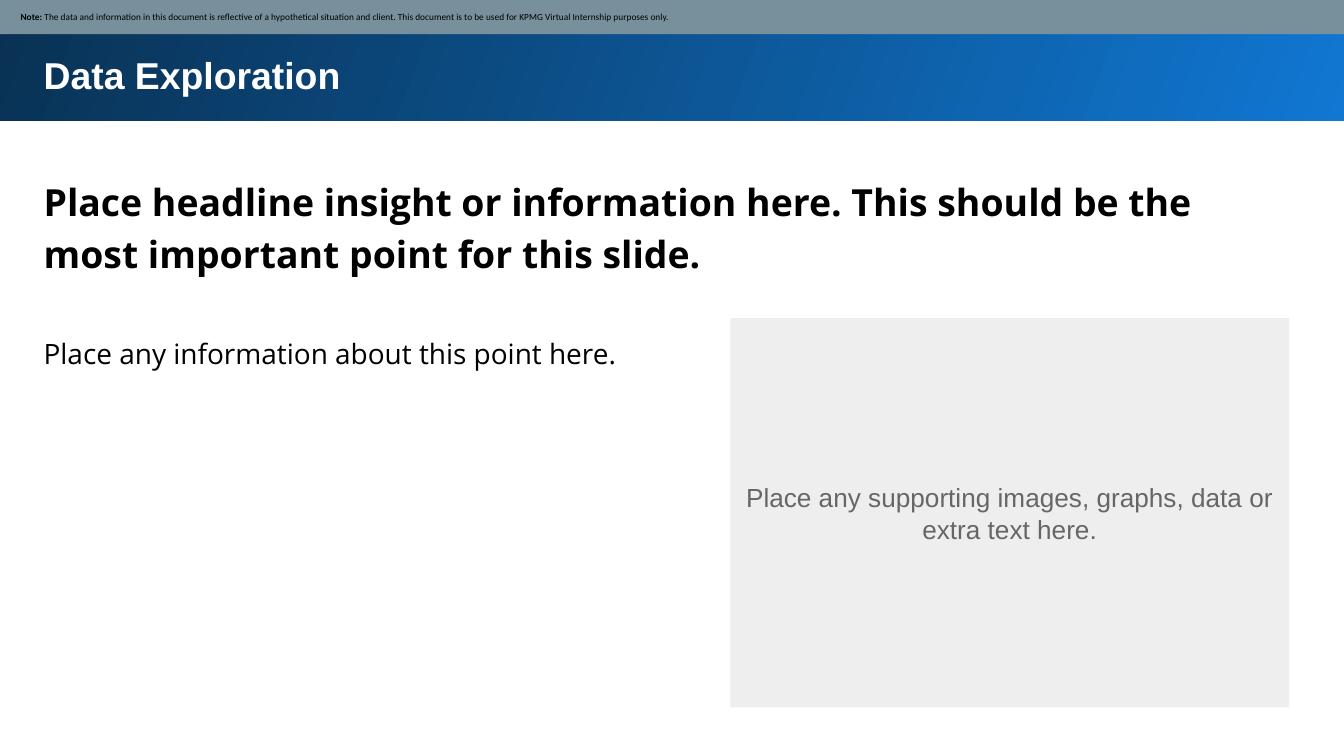
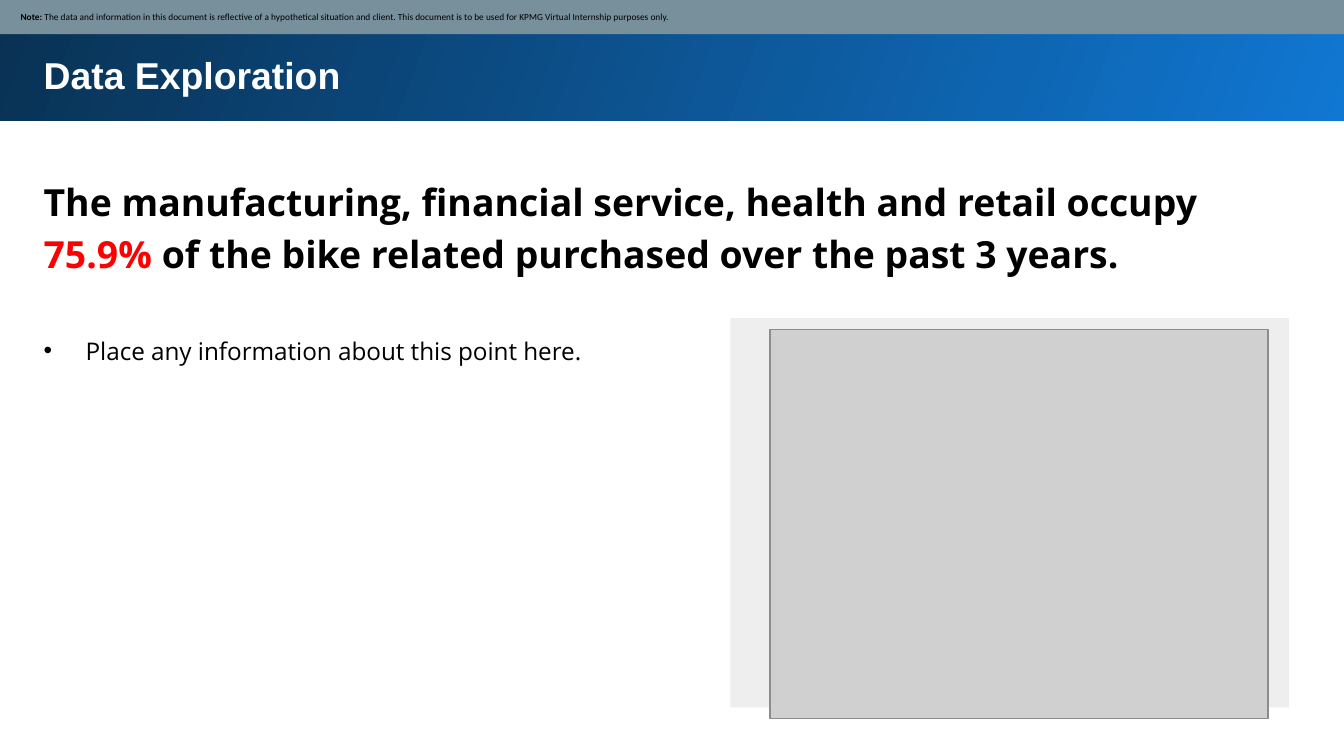
Before and after one commit to jacksenteh/KPMG_Virtual_Internship, a slide deck: slide 4 of my_answer/Module_2_Template_slide.pptx. Drawn at 1344x756 pixels with LibreOffice and Linux fonts; fonts in the diff are those of the drawing; grey boxes stand for pictures. Boxes give left, top, right and bottom in pixels: in the first picture for what was removed or moved away, otherwise in the second. Text is boxed around its words. In the diff, an @@ line names an element or a change of style, - is before the commit and + after.

```diff
--- a/my_answer/Module_2_Template_slide.pptx
+++ b/my_answer/Module_2_Template_slide.pptx
@@ text at [44,187,1197,277]: text changed @@
-Place headline insight or information here. This should be the most important point for this slide.
+The manufacturing, financial service, health and retail occupy 75.9% of the bike related purchased over the past 3 years.
@@ text "Place any information about this ..." at [86,341,581,366]: size 15 to 13 pt; bullet none to • @@
@@ picture added at [770,329,1267,718] @@
@@ text removed at [746,488,1272,539] @@
-Place any supporting images, graphs, data or extra text here.
```
Also in this commit, not shown: 7 other files.
